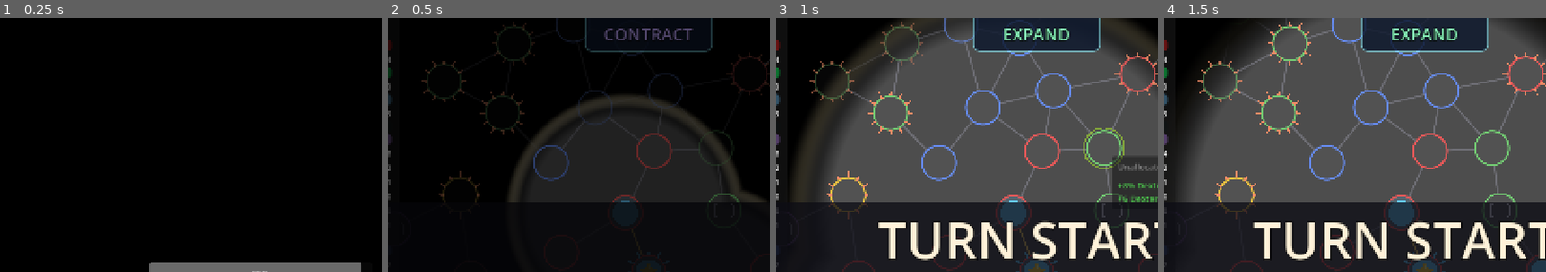
Above: before the commit, frames 1-4 (left to right).
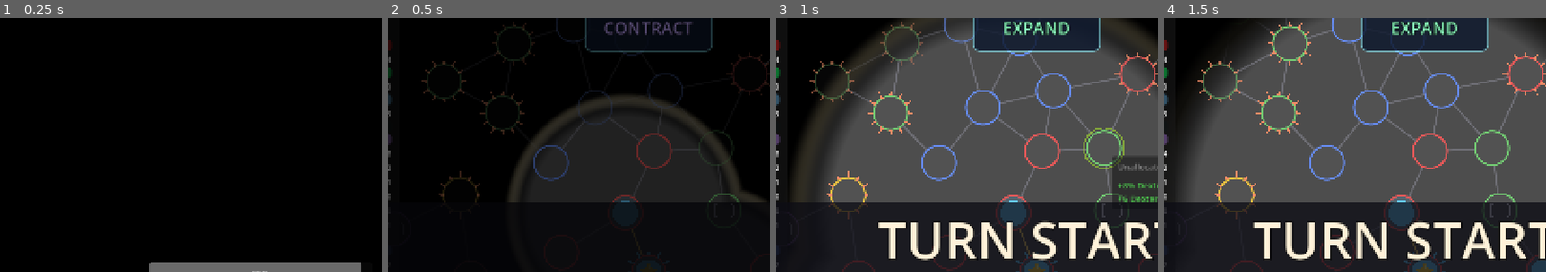
Above: after the commit, the same moments.

Repository: Koaieus/skill-tree-of-life
Game: Godot game, scene res://scenes/first_level_sandbox.tscn
Same seed, same stepped clock (60 frames per second), same inputs: the game is played once before the commit and once after it. This scene is started directly instead of the project's main scene.
Inputs (mouse positions are % of the whole screen's width and height, from its top left):
- Up to frame 1 (0.25 s): no input
- Up to frame 2 (0.5 s): no input
- Up to frame 3 (1 s): tap Enter at 0.5 s; drag from (50, 50) to (59, 26) at 0.52 s
- Up to frame 4 (1.5 s): drag from (66, 50) to (49, 64) at 1.27 s
The pictures show only the part of the screen within x 16-66%, y 0-50%; the shares and areas given below are measured in that part.

Frame 1 is identical in both runs. In frame 2, 0.7% of the frame differs, in the area x 56-80%, y 1-9%; in frame 3, 0.8%; in frame 4, 0.8%, in the area x 59-77%, y 1-10%.

Commit message:
feat(ui): phase indicator overshoot clip, spell picker shader, end-turn safety net
PhaseIndicator: extend Panel above the clipped container by 24px so the
TRANS_BACK overshoot lands on what is still inside the panel's visible
bottom band — bouncing no longer detaches the top edge from the viewport.

SpellPickerButton: lift the AttackModeButton shader scaffolding — bg
ColorRect with the rounded-rect/rim/glow/breathing-pulse shader, name +
letter labels through the text shader for halo + tint blend. Engine
StyleBoxEmpty across all states so the shader owns visuals; toggle and
disabled fade through tweens on the shader strength uniforms.

UIRoot: defensive _refresh_end_turn_button() on phase_changed (canonical
trigger is turn_started, but every phase transition now re-affirms enabled
state so any stale-disabled corner case recovers on the next phase tick).

Co-Authored-By: Claude Opus 4.7 <noreply@anthropic.com>

Diff:
--- a/attack/spell/propagation/all_neighbours_propagation.gd
+++ b/attack/spell/propagation/all_neighbours_propagation.gd
@@ -29,6 +29,6 @@
 
 func get_description() -> String:
 	var hops := "%d hop%s" % [max_hops, "" if max_hops == 1 else "s"]
-	var falloff := "" if is_equal_approx(damage_multiplier_per_hop, 1.0) else " (×%.2g per hop)" % damage_multiplier_per_hop
+	var falloff := "" if is_equal_approx(damage_multiplier_per_hop, 1.0) else " (×%.2f per hop)" % damage_multiplier_per_hop
 	var scope := "enemy neighbours" if only_enemy else "all neighbours"
 	return "Chains to %s, up to %s%s." % [scope, hops, falloff]
--- a/ui/phase_indicator/phase_indicator.tscn
+++ b/ui/phase_indicator/phase_indicator.tscn
@@ -28,6 +28,7 @@
 layout_mode = 1
 anchors_preset = 10
 anchor_right = 1.0
+offset_top = -24.0
 offset_bottom = 64.0
 grow_horizontal = 2
 mouse_filter = 2
--- a/ui/spell_picker_bar/spell_picker_button.gd
+++ b/ui/spell_picker_bar/spell_picker_button.gd
@@ -8,27 +8,57 @@
 ##   * icon (or letter glyph fallback)
 ##   * name + mana cost label
 ##
-## State plumbing uses Godot's standard [member Button.disabled] /
-## [signal Button.toggled] machinery — no custom shader needed for v1; the
-## attack-mode-bar shader can be lifted in if/when the polish bar rises.
-## "Castable from current source" lives in [method set_castable] which just
-## flips [member Button.disabled] so all visual states cascade for free.
+## Same shader scaffolding as [AttackModeButton] — the bg shader handles
+## rounded-rect rendering, mouse-proximity glow, rim, breathing pulse when
+## active, and a desaturated/dimmed disabled state; the text shader gives
+## the name + letter labels a soft halo + tint blend. State plumbing routes
+## hover / pressed (toggle) / disabled into shader strength uniforms via
+## tweens so transitions are smooth.
 
-const _TICK_W: float = 6.0
-const _TICK_H: float = 3.0
-const _TICK_GAP: float = 3.0
-const _TICK_TINT := Color(0.55, 0.85, 1.0, 0.95)
+const BG_SHADER := preload("res://ui/attack_mode_bar/attack_mode_button.gdshader")
+const TEXT_SHADER := preload("res://ui/attack_mode_bar/attack_mode_button_text.gdshader")
+const TICK_SCENE := preload("res://ui/spell_picker_bar/spell_picker_button_tick.tscn")
+
+const ANIMATION_TIME: float = 0.2
 const _LETTER_FONT_SIZE: int = 28
+
+@export_color_no_alpha var tint: Color = Color(0.55, 0.85, 1.0)
+@export_range(0.0, 1.0, 0.01) var glow_radius: float = 0.36
 
 @export var spell: SpellDef = null:
 	set(value):
 		spell = value
 		_apply_spell()
 
-@onready var _ticks: HBoxContainer = $VBox/Ticks
-@onready var _icon_rect: TextureRect = $VBox/Icon
-@onready var _name_label: Label = $VBox/NameLabel
-@onready var _letter_label: Label = $VBox/Icon/LetterLabel
+@onready var _bg: ColorRect = $Bg
+@onready var _ticks: HBoxContainer = %Ticks
+@onready var _icon_rect: TextureRect = %Icon
+@onready var _name_label: Label = %NameLabel
+@onready var _letter_label: Label = %LetterLabel
+
+var _bg_mat := ShaderMaterial.new()
+var _text_mat := ShaderMaterial.new()
+var _materials: Array[ShaderMaterial] = []
+
+var _hover_tweener: Tween
+var _active_tweener: Tween
+var _disabled_tweener: Tween
+
+
+var hovered: float = 0.0:
+	set(value):
+		hovered = value
+		_push(&"glow_strength", value)
+
+var active: float = 0.0:
+	set(value):
+		active = value
+		_push(&"active_strength", value)
+
+var _disabled_strength: float = 0.0:
+	set(value):
+		_disabled_strength = value
+		_push(&"disabled_strength", value)
 
 
 func _ready() -> void:
@@ -36,15 +66,41 @@
 	focus_mode = Control.FOCUS_NONE
 	custom_minimum_size = Vector2(96, 96)
 	clip_text = true
+	_install_materials()
+	_push(&"tint", tint)
+	_push(&"glow_radius", glow_radius)
+	_push(&"texture_size", Vector2i(maxi(1, int(size.x)), maxi(1, int(size.y))))
+	# Snap state — Button's pressed/disabled may have been set in the .tscn
+	# before we wired the shader.
+	hovered = 0.0
+	active = 1.0 if button_pressed else 0.0
+	_disabled_strength = 1.0 if disabled else 0.0
 	_apply_spell()
 
 
+func _install_materials() -> void:
+	_bg_mat = ShaderMaterial.new()
+	_bg_mat.shader = BG_SHADER
+	_bg.material = _bg_mat
+	_text_mat = ShaderMaterial.new()
+	_text_mat.shader = TEXT_SHADER
+	_name_label.material = _text_mat
+	_letter_label.material = _text_mat
+	_materials = [_bg_mat, _text_mat]
+
+
+func _push(param: StringName, value: Variant) -> void:
+	for mat in _materials:
+		mat.set_shader_parameter(param, value)
+
+
+## Toggle castability — flips Button.disabled so engine click-gating + the
+## shader's disabled fade both engage.
 func set_castable(castable: bool) -> void:
 	disabled = not castable
+	_tween_disabled(0.0 if castable else 1.0)
 
 
-## Wired in [_apply_spell]; exposed so callers can rebuild if they mutate the
-## SpellDef in place (rare — usually a fresh spell instance gets assigned).
 func refresh() -> void:
 	_apply_spell()
 
@@ -56,7 +112,8 @@
 		_name_label.text = ""
 		_icon_rect.texture = null
 		_letter_label.text = ""
-		_clear_ticks()
+		if not Engine.is_editor_hint():
+			_clear_ticks()
 		return
 	_name_label.text = "%s (%d)" % [spell.name, spell.mana_cost]
 	tooltip_text = _tooltip_for(spell)
@@ -78,9 +135,7 @@
 func _rebuild_ticks(n: int) -> void:
 	_clear_ticks()
 	for i in maxi(0, n):
-		var tick := ColorRect.new()
-		tick.color = _TICK_TINT
-		tick.custom_minimum_size = Vector2(_TICK_W, _TICK_H)
+		var tick := TICK_SCENE.instantiate() as ColorRect
 		_ticks.add_child(tick)
 
 
@@ -95,3 +150,45 @@
 		if prop != "":
 			lines.append(prop)
 	return "\n".join(lines)
+
+
+# --- Shader plumbing -------------------------------------------------------
+
+func _process(_delta: float) -> void:
+	if _bg == null:
+		return
+	_push(&"mouse_uv", get_local_mouse_position() / size)
+
+
+func _on_resized() -> void:
+	_push(&"texture_size", Vector2i(maxi(1, int(size.x)), maxi(1, int(size.y))))
+
+
+func _on_mouse_entered() -> void:
+	_tween_hover(1.0)
+
+
+func _on_mouse_exited() -> void:
+	_tween_hover(0.0)
+
+
+func _on_toggled(toggled_on: bool) -> void:
+	_tween_active(1.0 if toggled_on else 0.0)
+
+
+func _tween_hover(to: float) -> void:
+	if _hover_tweener: _hover_tweener.kill()
+	_hover_tweener = create_tween()
+	_hover_tweener.tween_property(self, "hovered", to, ANIMATION_TIME)
+
+
+func _tween_active(to: float) -> void:
+	if _active_tweener: _active_tweener.kill()
+	_active_tweener = create_tween()
+	_active_tweener.tween_property(self, "active", to, ANIMATION_TIME)
+
+
+func _tween_disabled(to: float) -> void:
+	if _disabled_tweener: _disabled_tweener.kill()
+	_disabled_tweener = create_tween()
+	_disabled_tweener.tween_property(self, "_disabled_strength", to, ANIMATION_TIME)
--- a/ui/spell_picker_bar/spell_picker_button.tscn
+++ b/ui/spell_picker_bar/spell_picker_button.tscn
@@ -1,67 +1,38 @@
 [gd_scene format=3 uid="uid://w2m6rt1jv4vs"]
 
 [ext_resource type="Script" path="res://ui/spell_picker_bar/spell_picker_button.gd" id="1_spbtn"]
+[ext_resource type="PackedScene" uid="uid://ciwfwr1bjujfw" path="res://ui/spell_picker_bar/spell_picker_button_tick.tscn" id="2_77ytg"]
 
-[sub_resource type="StyleBoxFlat" id="StyleBoxFlat_normal"]
-bg_color = Color(0.1, 0.13, 0.2, 0.85)
-border_width_left = 1
-border_width_top = 1
-border_width_right = 1
-border_width_bottom = 1
-border_color = Color(0.4, 0.5, 0.7, 0.35)
-corner_radius_top_left = 4
-corner_radius_top_right = 4
-corner_radius_bottom_right = 4
-corner_radius_bottom_left = 4
+[sub_resource type="StyleBoxEmpty" id="StyleBoxEmpty_normal"]
 
-[sub_resource type="StyleBoxFlat" id="StyleBoxFlat_hover"]
-bg_color = Color(0.14, 0.18, 0.28, 0.92)
-border_width_left = 1
-border_width_top = 1
-border_width_right = 1
-border_width_bottom = 1
-border_color = Color(0.6, 0.8, 1.0, 0.6)
-corner_radius_top_left = 4
-corner_radius_top_right = 4
-corner_radius_bottom_right = 4
-corner_radius_bottom_left = 4
+[sub_resource type="StyleBoxEmpty" id="StyleBoxEmpty_hover"]
 
-[sub_resource type="StyleBoxFlat" id="StyleBoxFlat_pressed"]
-bg_color = Color(0.18, 0.24, 0.4, 0.95)
-border_width_left = 2
-border_width_top = 2
-border_width_right = 2
-border_width_bottom = 2
-border_color = Color(0.55, 0.95, 1.0, 0.9)
-corner_radius_top_left = 4
-corner_radius_top_right = 4
-corner_radius_bottom_right = 4
-corner_radius_bottom_left = 4
+[sub_resource type="StyleBoxEmpty" id="StyleBoxEmpty_pressed"]
 
-[sub_resource type="StyleBoxFlat" id="StyleBoxFlat_disabled"]
-bg_color = Color(0.08, 0.08, 0.1, 0.6)
-border_width_left = 1
-border_width_top = 1
-border_width_right = 1
-border_width_bottom = 1
-border_color = Color(0.3, 0.3, 0.35, 0.3)
-corner_radius_top_left = 4
-corner_radius_top_right = 4
-corner_radius_bottom_right = 4
-corner_radius_bottom_left = 4
+[sub_resource type="StyleBoxEmpty" id="StyleBoxEmpty_disabled"]
 
-[node name="SpellPickerButton" type="Button"]
+[sub_resource type="StyleBoxEmpty" id="StyleBoxEmpty_focus"]
+
+[node name="SpellPickerButton" type="Button" unique_id=1390665668]
 custom_minimum_size = Vector2(96, 96)
 focus_mode = 0
+theme_override_colors/font_color = Color(0, 0, 0, 0)
+theme_override_colors/font_focus_color = Color(0, 0, 0, 0)
+theme_override_colors/font_pressed_color = Color(0, 0, 0, 0)
+theme_override_colors/font_hover_color = Color(0, 0, 0, 0)
+theme_override_colors/font_hover_pressed_color = Color(0, 0, 0, 0)
+theme_override_colors/font_disabled_color = Color(0, 0, 0, 0)
+theme_override_styles/normal = SubResource("StyleBoxEmpty_normal")
+theme_override_styles/hover = SubResource("StyleBoxEmpty_hover")
+theme_override_styles/pressed = SubResource("StyleBoxEmpty_pressed")
+theme_override_styles/hover_pressed = SubResource("StyleBoxEmpty_pressed")
+theme_override_styles/disabled = SubResource("StyleBoxEmpty_disabled")
+theme_override_styles/focus = SubResource("StyleBoxEmpty_focus")
 toggle_mode = true
-theme_override_styles/normal = SubResource("StyleBoxFlat_normal")
-theme_override_styles/hover = SubResource("StyleBoxFlat_hover")
-theme_override_styles/pressed = SubResource("StyleBoxFlat_pressed")
-theme_override_styles/hover_pressed = SubResource("StyleBoxFlat_pressed")
-theme_override_styles/disabled = SubResource("StyleBoxFlat_disabled")
+clip_text = true
 script = ExtResource("1_spbtn")
 
-[node name="VBox" type="VBoxContainer" parent="."]
+[node name="Bg" type="ColorRect" parent="." unique_id=1234567001]
 layout_mode = 1
 anchors_preset = 15
 anchor_right = 1.0
@@ -69,16 +40,48 @@
 grow_horizontal = 2
 grow_vertical = 2
 mouse_filter = 2
+
+[node name="MarginContainer" type="MarginContainer" parent="." unique_id=763785463]
+custom_minimum_size = Vector2(0, 8)
+layout_mode = 1
+anchors_preset = 10
+anchor_right = 1.0
+grow_horizontal = 2
+mouse_filter = 2
+theme_override_constants/margin_left = 10
+theme_override_constants/margin_top = 4
+theme_override_constants/margin_right = 10
+theme_override_constants/margin_bottom = 1
+
+[node name="Ticks" type="HBoxContainer" parent="MarginContainer" unique_id=668879426]
+unique_name_in_owner = true
+layout_mode = 2
+mouse_filter = 2
+theme_override_constants/separation = 10
+alignment = 1
+
+[node name="SpellPickerButtonTick" parent="MarginContainer/Ticks" unique_id=1608004441 instance=ExtResource("2_77ytg")]
+layout_mode = 2
+
+[node name="SpellPickerButtonTick2" parent="MarginContainer/Ticks" unique_id=1020152081 instance=ExtResource("2_77ytg")]
+layout_mode = 2
+
+[node name="SpellPickerButtonTick3" parent="MarginContainer/Ticks" unique_id=967620707 instance=ExtResource("2_77ytg")]
+layout_mode = 2
+
+[node name="VBox" type="VBoxContainer" parent="." unique_id=1687825941]
+layout_mode = 1
+anchors_preset = 15
+anchor_right = 1.0
+anchor_bottom = 1.0
+offset_top = 14.0
+grow_horizontal = 2
+grow_vertical = 2
+mouse_filter = 2
 theme_override_constants/separation = 2
 
-[node name="Ticks" type="HBoxContainer" parent="VBox"]
-layout_mode = 2
-size_flags_horizontal = 4
-mouse_filter = 2
-theme_override_constants/separation = 3
-alignment = 1
-
-[node name="Icon" type="TextureRect" parent="VBox"]
+[node name="Icon" type="TextureRect" parent="VBox" unique_id=1442974103]
+unique_name_in_owner = true
 layout_mode = 2
 size_flags_horizontal = 3
 size_flags_vertical = 3
@@ -86,22 +89,27 @@
 expand_mode = 1
 stretch_mode = 5
 
-[node name="LetterLabel" type="Label" parent="VBox/Icon"]
+[node name="LetterLabel" type="Label" parent="VBox/Icon" unique_id=1609604383]
+unique_name_in_owner = true
 layout_mode = 1
 anchors_preset = 15
 anchor_right = 1.0
 anchor_bottom = 1.0
 grow_horizontal = 2
 grow_vertical = 2
-mouse_filter = 2
 theme_override_font_sizes/font_size = 28
 horizontal_alignment = 1
 vertical_alignment = 1
+text = "?"
 
-[node name="NameLabel" type="Label" parent="VBox"]
+[node name="NameLabel" type="Label" parent="VBox" unique_id=1053795080]
+unique_name_in_owner = true
 layout_mode = 2
 size_flags_horizontal = 4
-mouse_filter = 2
-text = ""
 horizontal_alignment = 1
 clip_text = true
+
+[connection signal="mouse_entered" from="." to="." method="_on_mouse_entered"]
+[connection signal="mouse_exited" from="." to="." method="_on_mouse_exited"]
+[connection signal="resized" from="." to="." method="_on_resized"]
+[connection signal="toggled" from="." to="." method="_on_toggled"]
--- /dev/null
+++ b/ui/spell_picker_bar/spell_picker_button_tick.tscn
@@ -0,0 +1,25 @@
+[gd_scene format=3 uid="uid://ciwfwr1bjujfw"]
+
+[sub_resource type="GDScript" id="GDScript_f8klm"]
+script/source = "extends ColorRect
+
+
+# Called when the node enters the scene tree for the first time.
+func _ready() -> void:
+	pass # Replace with function body.
+
+
+# Called every frame. 'delta' is the elapsed time since the previous frame.
+func _process(delta: float) -> void:
+	pass
+"
+
+[node name="SpellPickerButtonTick" type="ColorRect" unique_id=1608004441]
+custom_minimum_size = Vector2(5, 10)
+anchors_preset = 5
+anchor_left = 0.5
+anchor_right = 0.5
+grow_horizontal = 2
+size_flags_horizontal = 4
+color = Color(0.55, 0.85, 1, 0.95)
+script = SubResource("GDScript_f8klm")
--- a/ui/ui_root.gd
+++ b/ui/ui_root.gd
@@ -133,6 +133,10 @@
 		TurnManager.Phase.CONTRACT: end_turn_button.text = "Expand"
 		TurnManager.Phase.EXPAND:   end_turn_button.text = "Battle"
 		TurnManager.Phase.BATTLE:   end_turn_button.text = "End Turn"
+	# Defensive: every phase transition also reaffirms button enabled state.
+	# turn_started is the canonical trigger, but if any rotation path ever
+	# leaves the button stale, the next phase change recovers it.
+	_refresh_end_turn_button()
 	# Banner: only the player gets phase announcements, and CONTRACT is
 	# folded into the turn-start banner so we don't double up.
 	if entity == _player:
